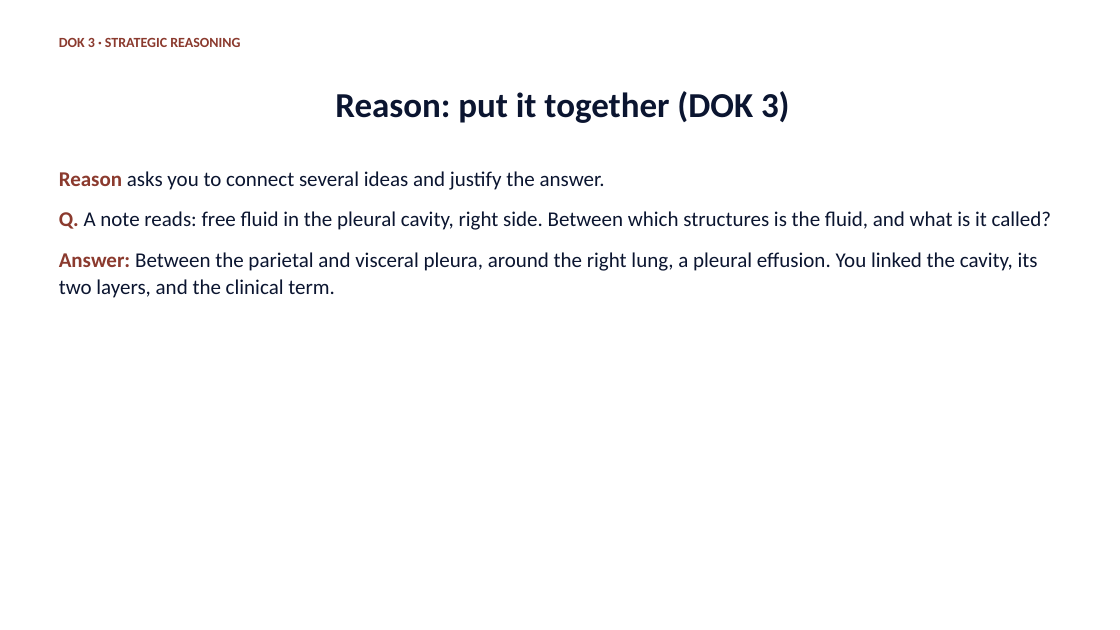
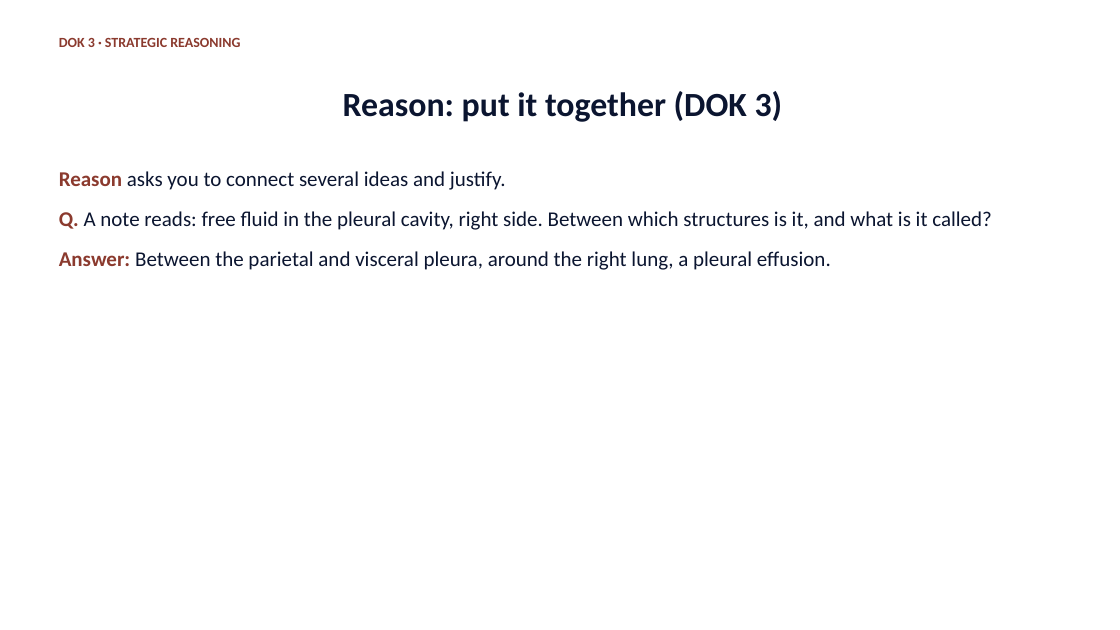
Before and after one commit to drsrennie-stack/A-P-lecture-core, a slide deck: slide 28 of Foundations-Human-Anatomy.pptx (slide 32 before the commit). Drawn at 1120x630 pixels with LibreOffice and Linux fonts; fonts in the diff are those of the drawing. Boxes give left, top, right and bottom in pixels: in the first picture for what was removed or moved away, otherwise in the second. Text is boxed around its words. In the diff, an @@ line names an element or a change of style, - is before the commit and + after.

```diff
--- a/Foundations-Human-Anatomy.pptx
+++ b/Foundations-Human-Anatomy.pptx
@@ title "Reason: put it together (DOK ..." at [343, 91, 783, 122]: size 30 to 29 pt @@
@@ text at [59, 171, 992, 270]: text changed @@
-Reason asks you to connect several ideas and justify the answer.
-Q. A note reads: free fluid in the pleural cavity, right side. Between which structures is the fluid, and what is it called?
-Answer: Between the parietal and visceral pleura, around the right lung, a pleural effusion. You linked the cavity, its two layers, and the clinical term.
+Reason asks you to connect several ideas and justify.
+Q. A note reads: free fluid in the pleural cavity, right side. Between which structures is it, and what is it called?
+Answer: Between the parietal and visceral pleura, around the right lung, a pleural effusion.
```
Also in this commit, not shown: 21 other slides changed, 1 slide added, 5 slides removed, 1 other file.
